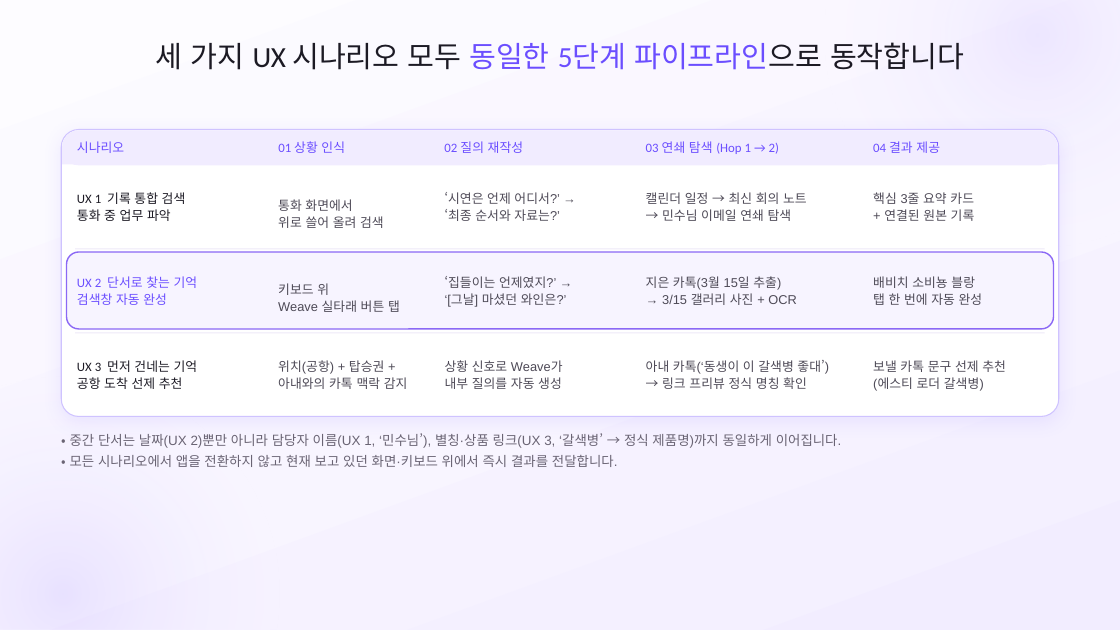
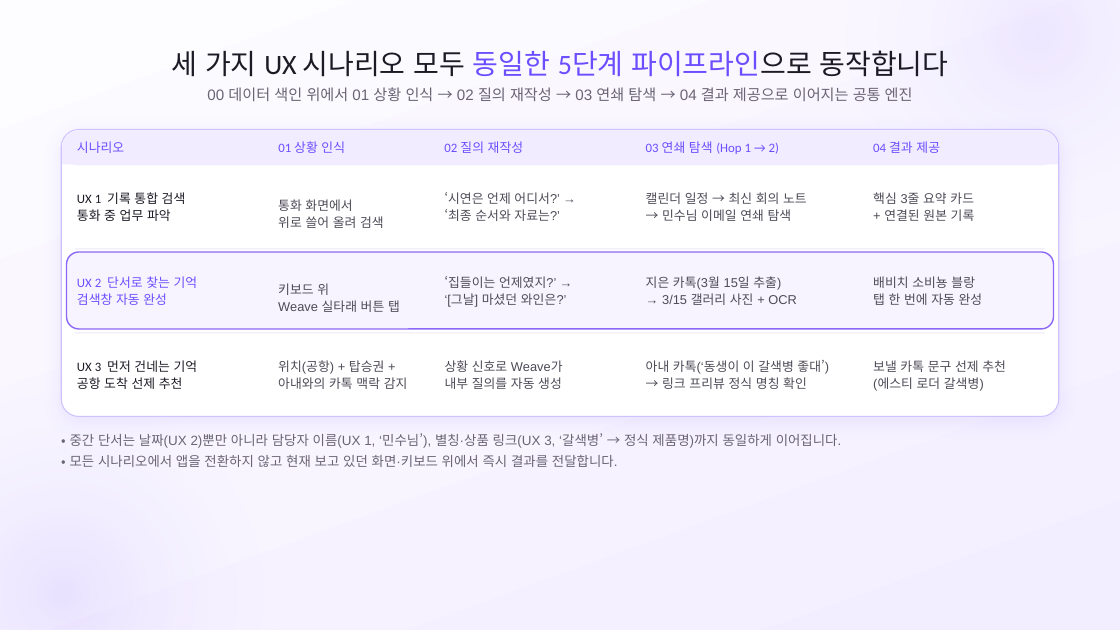
Before and after one commit to SB-Jo/t3, a slide deck: slide 25 of weave/결선준비/09_HowItWorks/HowItWorks_Argon.pptx. Drawn at 1120x630 pixels with LibreOffice and Linux fonts; fonts in the diff are those of the drawing. Boxes give left, top, right and bottom in pixels: in the first picture for what was removed or moved away, otherwise in the second. Text is boxed around its words. In the diff, an @@ line names an element or a change of style, - is before the commit and + after.

```diff
--- a/weave/결선준비/09_HowItWorks/HowItWorks_Argon.pptx
+++ b/weave/결선준비/09_HowItWorks/HowItWorks_Argon.pptx
@@ text "세 가지 UX 시나리오 모두 ...": place and size @@
-text "세 가지 UX 시나리오 모두 ..." at [156,42,964,70]
+text "세 가지 UX 시나리오 모두 ..." at [172,50,949,77]
@@ text "세 가지 UX 시나리오 모두 ..." at [172,50,949,77]: size 25 to 24 pt; line spacing 26.6pt to 25.6pt @@
@@ text added at [207,87,913,101], 13 pt, text #6A6474 @@
+00 데이터 색인 위에서 01 상황 인식 → 02 질의 재작성 → 03 연쇄 탐색 → 04 결과 제공으로 이어지는 공통 엔진
```
Also in this commit, not shown: 27 other slides changed, 31 other files.
